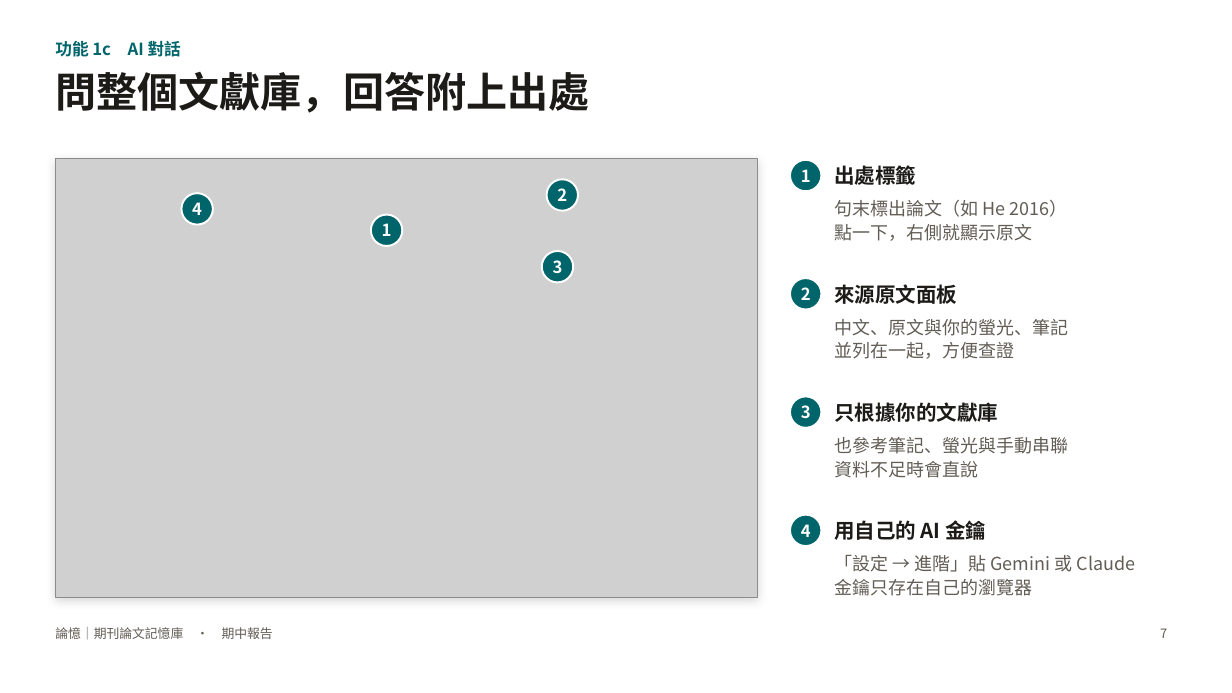
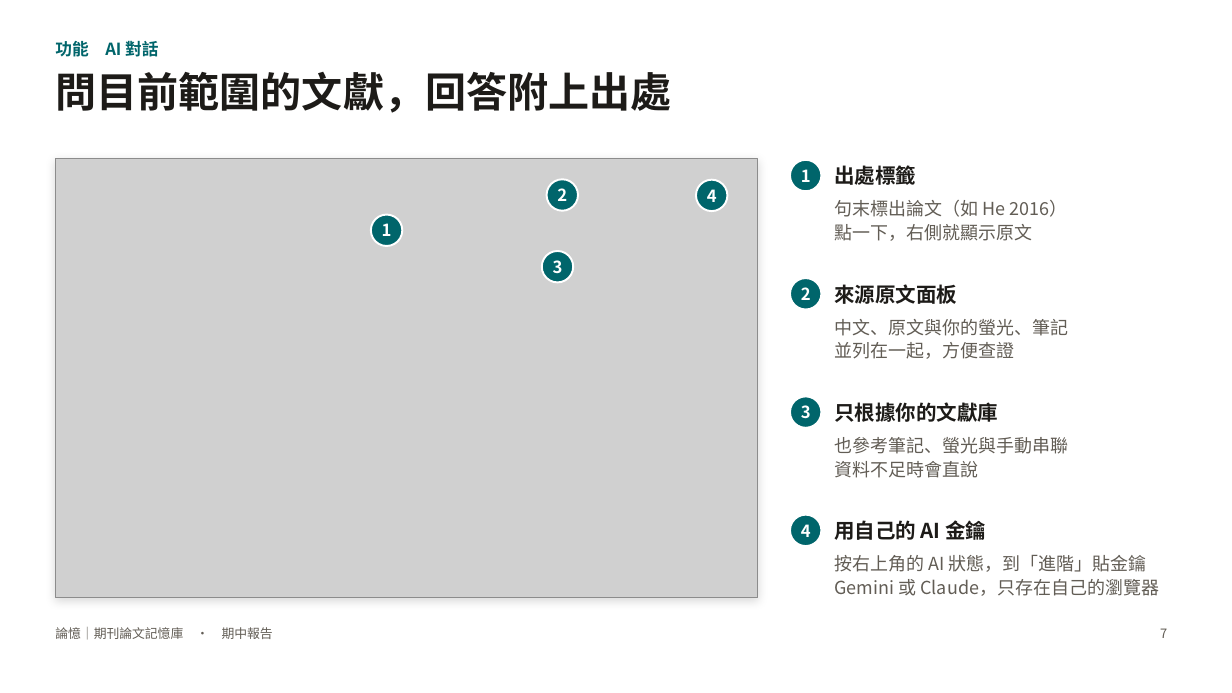
Before and after one commit to charleslin2003-prog/Journal-Article-Memory-Tool, a slide deck: slide 7 of docs/期中報告_論憶.pptx. Drawn at 1232x693 pixels with LibreOffice and Linux fonts; fonts in the diff are those of the drawing; grey boxes stand for pictures. Boxes give left, top, right and bottom in pixels: in the first picture for what was removed or moved away, otherwise in the second. Text is boxed around its words. In the diff, an @@ line names an element or a change of style, - is before the commit and + after.

```diff
--- a/docs/期中報告_論憶.pptx
+++ b/docs/期中報告_論憶.pptx
@@ text at box(55, 41, 158, 57): text changed @@
-功能 1c AI 對話
+功能 AI 對話
@@ title at box(55, 72, 671, 113): text changed @@
-問整個文獻庫，回答附上出處
+問目前範圍的文獻，回答附上出處
@@ text "4": place and size @@
-text "4" at box(192, 202, 202, 215)
+text "4" at box(707, 189, 717, 202)
@@ ellipse: place and size @@
-ellipse at box(181, 193, 213, 225)
+ellipse at box(696, 179, 727, 211)
@@ text at box(834, 555, 1159, 596): text changed @@
-「設定 → 進階」貼 Gemini 或 Claude
-金鑰只存在自己的瀏覽器
+按右上角的 AI 狀態，到「進階」貼金鑰
+Gemini 或 Claude，只存在自己的瀏覽器
```
Also in this commit, not shown: 13 other slides changed, 1 slide added, 1 slide removed, 17 other files.
